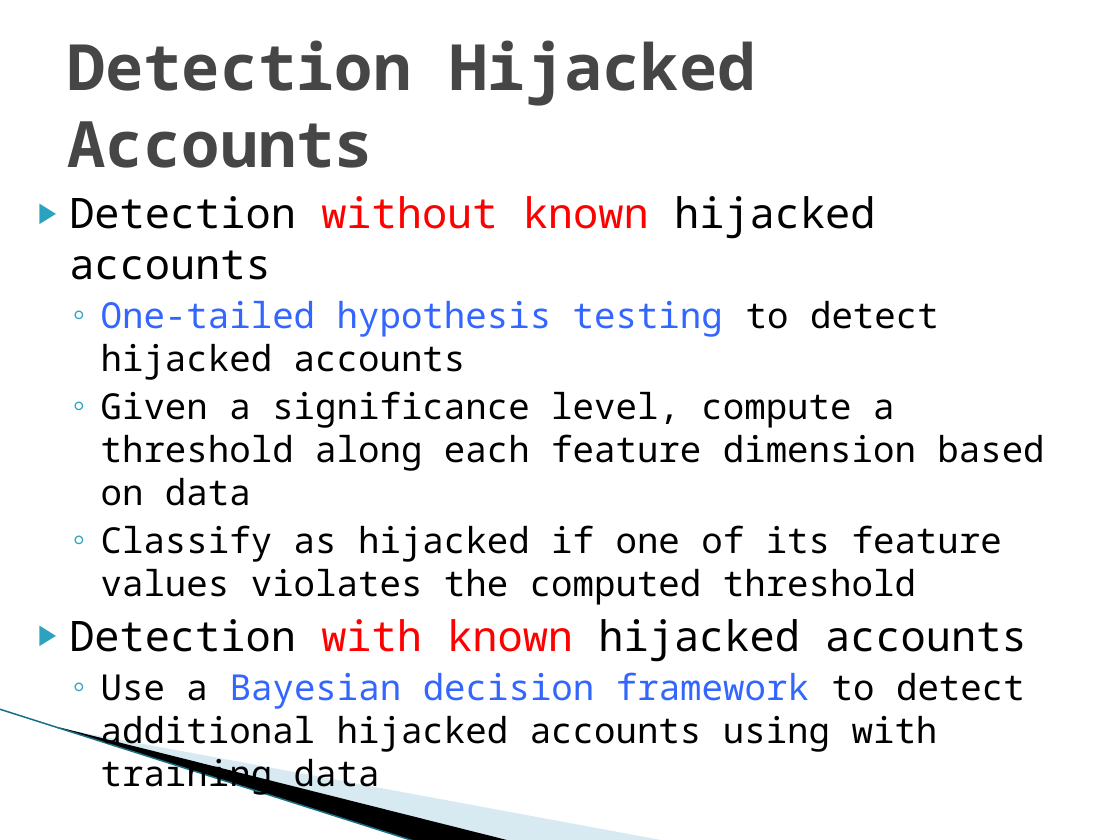
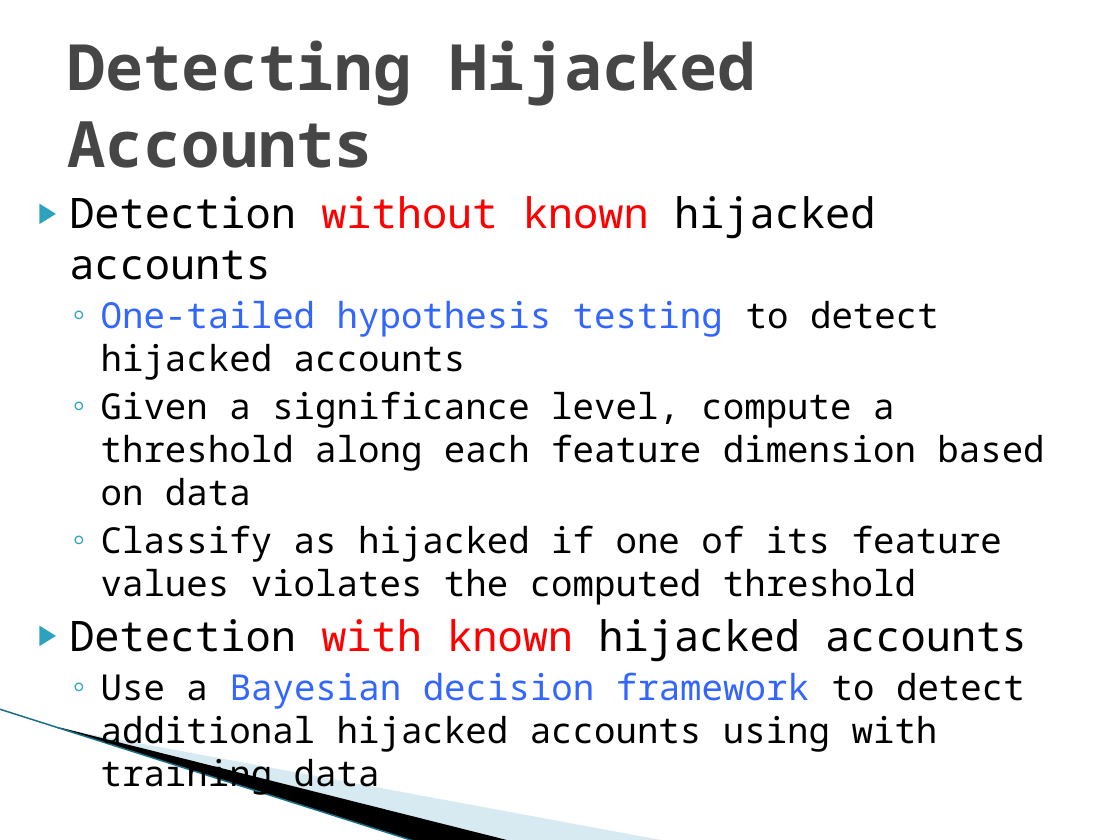
Before and after one commit to quietbamboo/homepage, a slide deck: slide 13 of slides/asiaccs_socialwatch.pptx. Drawn at 1120x840 pixels with LibreOffice and Linux fonts; fonts in the diff are those of the drawing; background and template pictures are left out. Boxes give left, top, right and bottom in pixels: in the first picture for what was removed or moved away, otherwise in the second. Text is boxed around its words. In the diff, an @@ line names an element or a change of style, - is before the commit and + after.

```diff
--- a/slides/asiaccs_socialwatch.pptx
+++ b/slides/asiaccs_socialwatch.pptx
@@ title at (67,40,756,168): text changed @@
-Detection Hijacked Accounts
+Detecting Hijacked Accounts
```
Also in this commit, not shown: 5 other slides changed, 1 other file.
